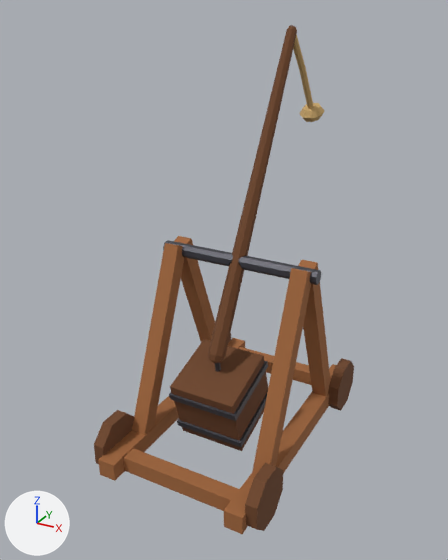
What one commit did to the glTF model public/models/low_poly/trebuchet.glb.
Both versions are drawn from a camera (50 mm lens) standing at (2.26, -4.35, 3.75) and looking at (-0.15, 0.02, 1.57). Every picture has the same lights, and +X, +Y and +Z are marked at lower left. The older version comes first. Where no turn or scale is listed for an object, it has been applied to the vertices. Vertices at exactly the same position are counted once.

Names of what the first picture shows: 'arm', 'root'.
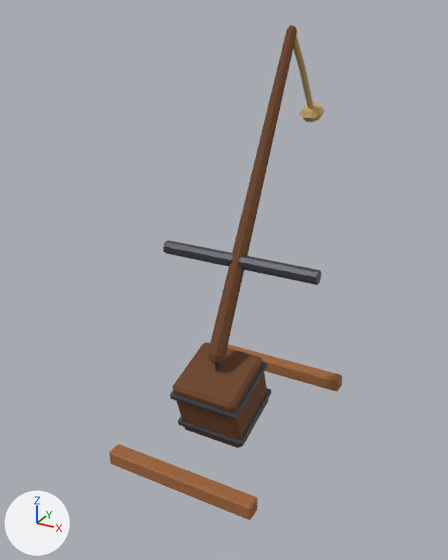
What differs and where, as boxes (x1, y1, x2, y2) in the pictures (448 x 560 px):
'root', reshaped (10% narrower, 6% shorter)
    before: (94, 236, 354, 534)
    after: (109, 240, 342, 520)
'arm', reshaped
    before: (169, 25, 324, 451)
    after: (170, 25, 324, 448)
part 1 of me_root, added (brown)
    after: (109, 444, 258, 520)
part 2 of me_root, added (brown)
    after: (227, 344, 342, 392)
part 3 of me_root, cut back
    before: (94, 236, 354, 534)
    after: (163, 240, 320, 285)
part 4 of me_arm, cut back
    before: (169, 339, 268, 451)
    after: (170, 342, 271, 448)

Edits to the bpy script that builds the scene:
```text
Change me_root:
    used by ob_root; location = (0.0, 0.0, 0.0)
    remove me_root.from_pydata(...)  # 274 vertices, 536 faces; spans x -0.77..0.77, y -1.2..1.2, z 0.02..1.86
    add me_root.from_pydata(...)  # 152 vertices, 268 faces; spans x -0.73..0.73, y -1.07..1.07, z 0.13..1.84
    me_root part 1: a new loose piece of 48 vertices spanning x -0.68..0.68, y -1.07..-0.93, z 0.13..0.27, in mat_wood_wood_a0663a (brown #a0663a)
    me_root part 2: a new loose piece of 48 vertices spanning x -0.68..0.68, y 0.93..1.07, z 0.13..0.27, in mat_wood_wood_a0663a (brown #a0663a)
    me_root part 3
    225 vertices are removed from x -0.77..0.77, y -1.2..1.2, z 0.02..1.86
    515 faces are deleted
    1 vertex moves from x 0.67, y -0.02, z 1.84 to x 0.6, y -0.02, z 1.84
    7 vertices are added at x -0.6..0.58, y -0.06..0.06, z 1.8..1.84
    63 new faces join them, mat_metal_iron_4a4a52 (dark grey #4a4a52)
    remove me_root.materials.append(mat_wood_wood_dark_6e4426)  # brown #6e4426
Change me_arm:
    used by ob_arm; location = (0.0, 0.0, 1.78)
    remove me_arm.from_pydata(...)  # 198 vertices, 372 faces; spans x -0.32..0.32, y -0.66..1.66, z -1.55..1.83
    add me_arm.from_pydata(...)  # 342 vertices, 660 faces; spans x -0.32..0.32, y -0.65..1.66, z -1.54..1.83
    me_arm part 4: 40 vertices removed from x -0.32..0.32, y -0.66..0.09, z -1.55..-0.79; 184 vertices added at x -0.32..0.32, y -0.65..0.09, z -1.54..-0.8
```
